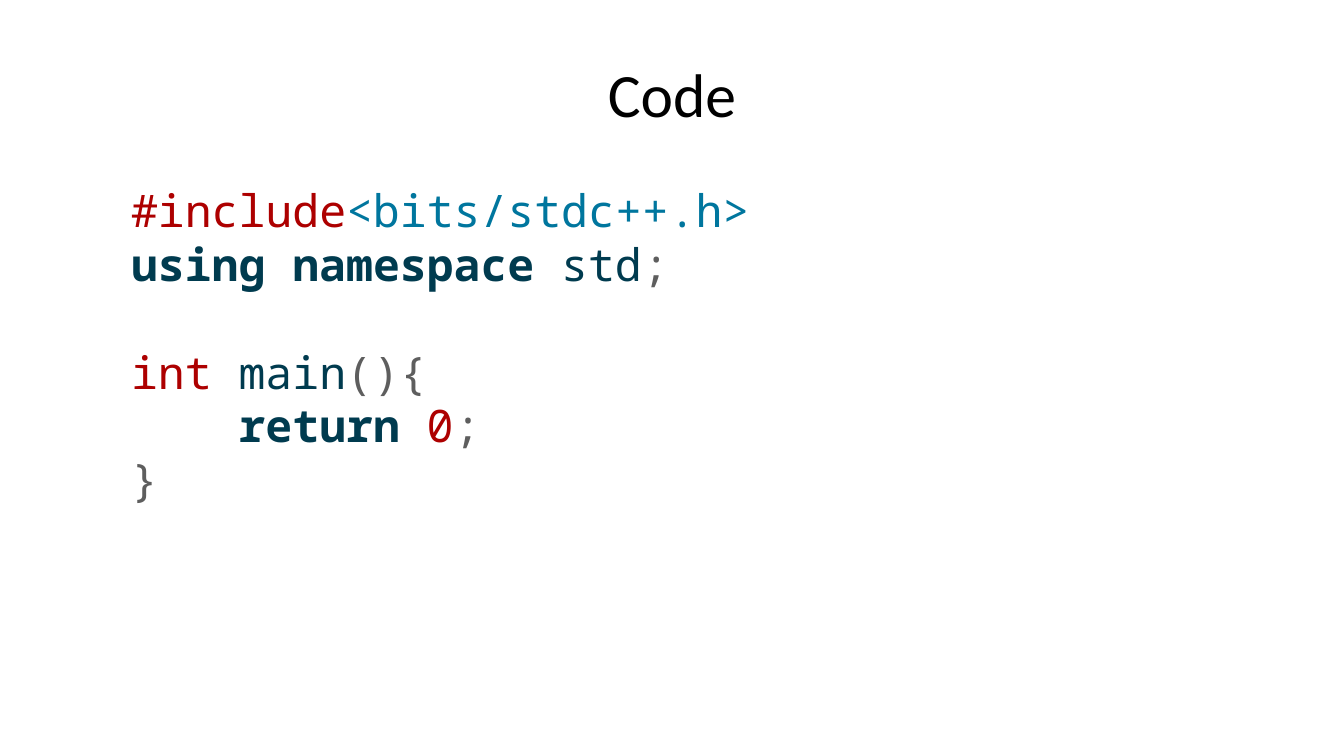
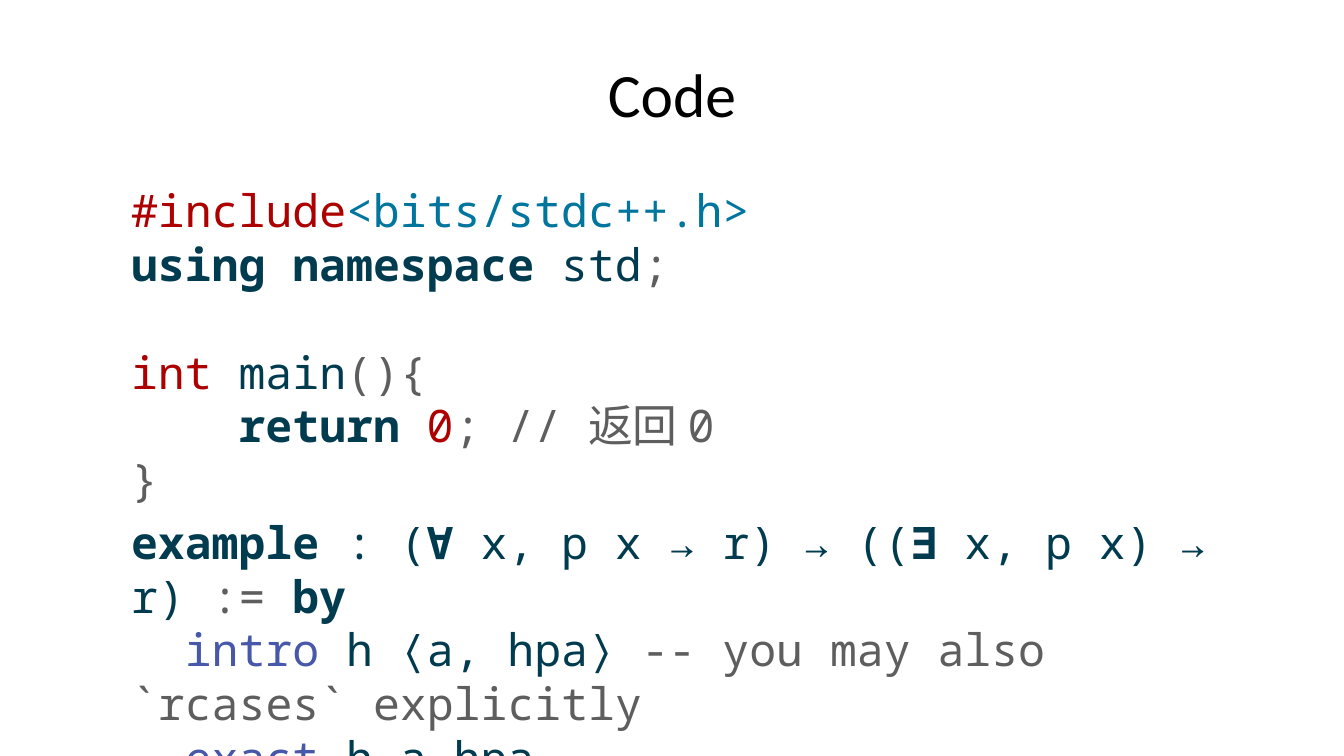
Before and after one commit to sun123zxy/sunquartex, a slide deck: slide 9 of examples/enpre.pptx. Drawn at 1344x756 pixels with LibreOffice and Linux fonts; fonts in the diff are those of the drawing. Boxes give left, top, right and bottom in pixels: in the first picture for what was removed or moved away, otherwise in the second. Text is boxed around its words. In the diff, an @@ line names an element or a change of style, - is before the commit and + after.

```diff
--- a/examples/enpre.pptx
+++ b/examples/enpre.pptx
@@ text at bbox=[131, 193, 1153, 731]: text changed @@
-#include<bits/stdc++.h>
-using namespace std;
-int main(){
-return 0;
-}
+#include<bits/stdc++.h>
+using namespace std;
+int main(){
+return 0; // 返回 0
+}
+example : (∀ x, p x → r) → ((∃ x, p x) → r) := by
+intro h ⟨a, hpa⟩ -- you may also `rcases` explicitly
+exact h a hpa
```
Also in this commit, not shown: 32 other files.
